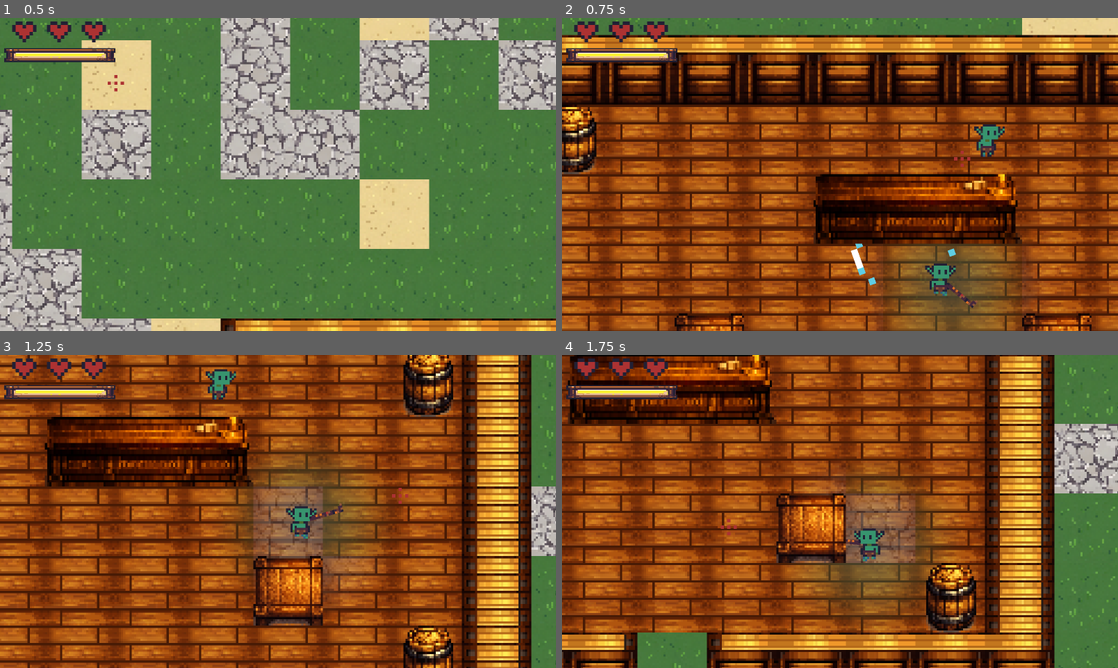
Above: before the commit, frames 1-4 (two rows, left to right).
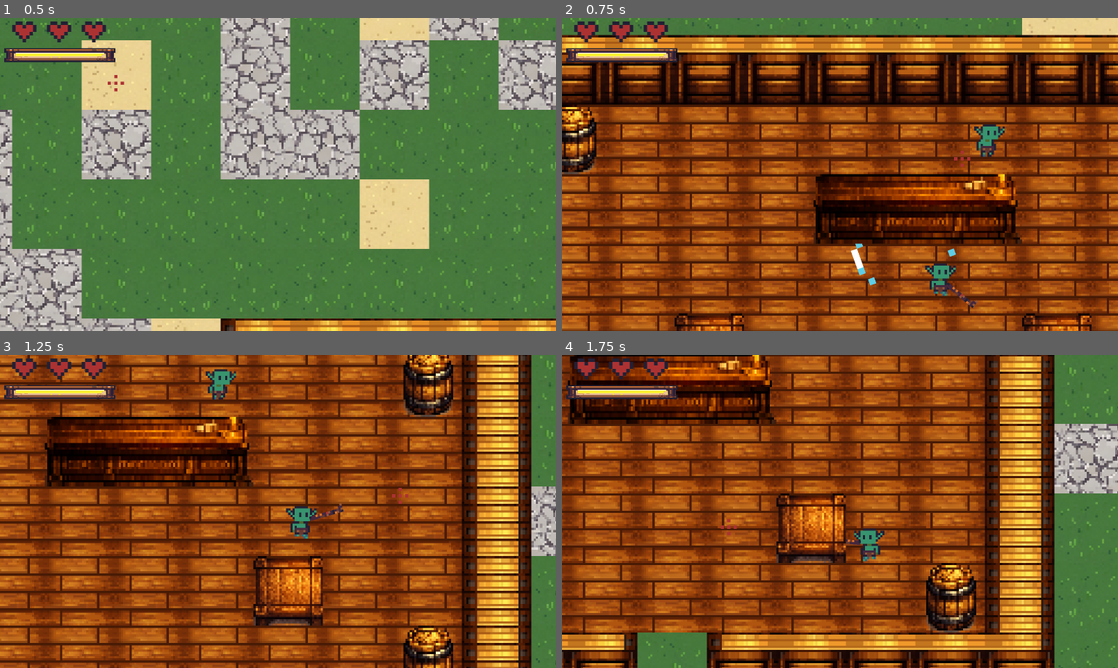
Above: after the commit, the same moments.

Repository: futurediffusion/nuclear-sand-box
Game: Godot game, scene res://scenes/main.tscn
Two runs of this game, one before a commit and one after it. Both use one fixed random seed, a clock stepped at 60 frames per second and the inputs below. This scene is started directly instead of the project's main scene. Sound files missing from this copy of the repository are replaced by a short silence.
Inputs (mouse positions are in pixels of both pictures, inside the frame that each line leads up to):
- Up to frame 1 (0.5 s): no input
- Up to frame 2 (0.75 s): tap Enter at 0.5 s; move the mouse to (962, 158) at 0.52 s; hold Right (move_right) from 0.53 s (still down); click (962, 158) at 0.6 s
- Up to frame 3 (1.25 s): keep holding Right (move_right)
- Up to frame 4 (1.75 s): move the mouse to (728, 527) at 1.27 s; release Right (move_right) at 1.28 s; hold Down (move_down) from 1.28 s (still down); right-click (728, 527) at 1.35 s

Frame 1 is identical in both runs. In frame 2, 4.2% of the frame differs, in the area x 57-83%, y 72-100%; in frame 3, 4.6%, in the area x 45-67%, y 34-76%; in frame 4, 4.0%.

Commit message:
OCLUSSION WALL LISTO

Diff:
--- a/scenes/main.tscn
+++ b/scenes/main.tscn
@@ -20,14 +20,6 @@
 [ext_resource type="TileSet" uid="uid://cw5iyp3lgbpre" path="res://art/tiles/terrain.tres" id="14_a8y0u"]
 [ext_resource type="PackedScene" uid="uid://bnjqx3y8aanh" path="res://scenes/ui/inventory_ui.tscn" id="17_muem4"]
 
-[sub_resource type="ShaderMaterial" id="ShaderMaterial_gqmmt"]
-shader = ExtResource("8_0ld40")
-shader_parameter/player_screen_pos = Vector2(960, 540)
-shader_parameter/fade_radius = 120.0
-shader_parameter/alpha_hidden = 0.4
-shader_parameter/is_behind = true
-shader_parameter/screen_size = Vector2(1920, 1080)
-
 [sub_resource type="ShaderMaterial" id="ShaderMaterial_0ld40"]
 shader = ExtResource("8_0ld40")
 shader_parameter/player_screen_pos = Vector2(960, 540)
@@ -48,7 +40,6 @@
 tavern_keeper_scene = ExtResource("6_jbj1t")
 
 [node name="WorldTileMap" type="TileMap" parent="World"]
-material = SubResource("ShaderMaterial_gqmmt")
 tile_set = ExtResource("14_a8y0u")
 format = 2
 layer_0/name = "Ground"
@@ -57,6 +48,7 @@
 layer_2/z_index = 5
 
 [node name="StructureWallsMap" type="TileMap" parent="World"]
+z_index = 5
 material = SubResource("ShaderMaterial_0ld40")
 tile_set = ExtResource("14_a8y0u")
 format = 2
--- a/scripts/world/OcclusionController.gd
+++ b/scripts/world/OcclusionController.gd
@@ -1,11 +1,11 @@
 extends Node
 class_name OcclusionController
 
+## Asigna SOLO los tilemaps de PAREDES aquí, NO el tilemap de suelo.
+## Si se deja vacío busca automáticamente por nombre "StructureWallsMap".
 @export var tilemaps: Array[NodePath] = []
-@export var walls_layer: int = 2
 @export var fade_radius: float = 120.0
 @export var alpha_hidden: float = 0.4
-@export var material_layers: Array[int] = [2]
 
 var _materials: Array[ShaderMaterial] = []
 var _tilemaps: Array[TileMap] = []
@@ -18,14 +18,13 @@
 	_materials.clear()
 	_tilemaps.clear()
 
-	# Obtener resolución real del viewport
 	var vp := get_viewport()
 	if vp != null:
 		_screen_size = Vector2(vp.get_visible_rect().size)
-		print("[OcclusionController] screen_size=%s" % _screen_size)
 
 	var candidates: Array[TileMap] = []
 
+	# 1) NodePaths explícitos desde el Inspector
 	for path in tilemaps:
 		if path == NodePath(""):
 			continue
@@ -33,11 +32,13 @@
 		if tm != null:
 			candidates.append(tm)
 
+	# 2) Fallback: buscar por nombre — SOLO mapas de paredes
 	if candidates.is_empty():
-		_collect_tilemaps_recursive(get_parent(), candidates, 3)
+		var wall_names := ["StructureWallsMap", "WallsTileMap", "WallMap", "Walls"]
+		_collect_tilemaps_by_name(get_parent(), candidates, wall_names, 4)
 
 	if candidates.is_empty():
-		push_warning("[OcclusionController] No se encontró ningún TileMap.")
+		push_warning("[OcclusionController] No se encontró tilemap de paredes. Asigna 'tilemaps' en el Inspector con SOLO el mapa de paredes.")
 		return
 
 	for tm in candidates:
@@ -48,24 +49,23 @@
 		if found_mat != null:
 			_tilemaps.append(tm)
 			_materials.append(found_mat)
-			# Pasar screen_size inicial al shader
 			found_mat.set_shader_parameter("screen_size", _screen_size)
 			found_mat.set_shader_parameter("fade_radius", fade_radius)
 			found_mat.set_shader_parameter("alpha_hidden", alpha_hidden)
 			found_mat.set_shader_parameter("is_behind", true)
-			print("[OcclusionController] OK: TileMap=%s material=%s" % [tm.get_path(), found_mat.resource_path])
+			print("[OcclusionController] OK (walls only): %s" % tm.get_path())
 		else:
-			push_warning("[OcclusionController] TileMap '%s' no tiene ShaderMaterial en CanvasItem.material" % tm.get_path())
+			push_warning("[OcclusionController] '%s' no tiene ShaderMaterial en CanvasItem.material" % tm.get_path())
 
-	print("[OcclusionController] Materiales encontrados: %d" % _materials.size())
+	print("[OcclusionController] Materiales de pared encontrados: %d" % _materials.size())
 
-func _collect_tilemaps_recursive(node: Node, out: Array[TileMap], depth: int) -> void:
+func _collect_tilemaps_by_name(node: Node, out: Array[TileMap], names: Array, depth: int) -> void:
 	if depth <= 0 or node == null:
 		return
 	for child in node.get_children():
-		if child is TileMap:
+		if child is TileMap and names.has(child.name):
 			out.append(child as TileMap)
-		_collect_tilemaps_recursive(child, out, depth - 1)
+		_collect_tilemaps_by_name(child, out, names, depth - 1)
 
 func _process(_delta: float) -> void:
 	if _materials.is_empty():
@@ -79,15 +79,12 @@
 	if player == null:
 		return
 
-	# Convertir posición global del player a screen space (píxeles de pantalla)
 	var vp := get_viewport()
 	if vp == null:
 		return
 
-	# get_final_transform() incluye la cámara y el stretch del viewport
 	var screen_pos: Vector2 = vp.get_canvas_transform() * player.global_position
 
-	# Actualizar screen_size si el viewport cambió de tamaño
 	var current_size := Vector2(vp.get_visible_rect().size)
 	var size_changed := not current_size.is_equal_approx(_screen_size)
 	if size_changed:
--- a/scripts/world/world.gd
+++ b/scripts/world/world.gd
@@ -1,6 +1,7 @@
 extends Node2D
 
 @onready var tilemap: TileMap = $WorldTileMap
+@onready var walls_tilemap: TileMap = $StructureWallsMap   # <-- paredes van aquí
 @onready var prop_spawner := PropSpawner.new()
 @onready var chunk_generator := ChunkGenerator.new()
 @onready var _collision_builder := CollisionBuilder.new()
@@ -9,17 +10,15 @@
 @export var width: int = 256
 @export var height: int = 256
 @export var chunk_size: int = 32
-@export var active_radius: int = 1  # chunks activos alrededor del player
+@export var active_radius: int = 1
 @export var copper_ore_scene: PackedScene
 @export var chunk_check_interval: float = 0.3
 
-# Noise para bioma dominante
 var biome_noise := FastNoiseLite.new()
-# Noise para variación dentro del bioma
 var detail_noise := FastNoiseLite.new()
 
-var player: Node2D  # asigna tu player
-var loaded_chunks: Dictionary = {}  # {Vector2i chunk_pos -> bool}
+var player: Node2D
+var loaded_chunks: Dictionary = {}
 var current_player_chunk := Vector2i(-999, -999)
 
 var spawn_tile: Vector2i
@@ -29,36 +28,30 @@
 
 @export var bandit_camp_scene: PackedScene
 @export var bandit_scene: PackedScene
-var generated_chunks: Dictionary = {}   # {Vector2i: true} — tiles ya pintados Y entidades ya spawneadas
-var generating_chunks: Dictionary = {}  # {Vector2i: true} — generación de tiles en curso (async)
-var entities_spawned_chunks: Dictionary = {}  # {Vector2i: true} — spawn_entities ya corrió para este chunk
-var chunk_save: Dictionary = {}         # {Vector2i: { "ores":[], "camps":[], "placed_tiles":[], "placements":[] } }
-
-#tabern keeper
+var generated_chunks: Dictionary = {}
+var generating_chunks: Dictionary = {}
+var entities_spawned_chunks: Dictionary = {}
+var chunk_save: Dictionary = {}
+
 @export var tavern_keeper_scene: PackedScene
 
-
-# Layers
 const LAYER_GROUND: int = 0
 const LAYER_FLOOR: int = 1
-const LAYER_WALLS: int = 2
+const LAYER_WALLS: int = 2        # layer dentro de WorldTileMap (ya no se usa para paredes)
 const WALL_TERRAIN_SET: int = 0
 const WALL_TERRAIN: int = 0
 
-# Sources
+# StructureWallsMap usa siempre layer 0
+const WALLS_MAP_LAYER: int = 0
+
 const SRC_FLOOR: int = 1
 const SRC_WALLS: int = 2
 
-# Floor
 const FLOOR_WOOD: Vector2i = Vector2i(0, 0)
-
-# --- ROOF (fila superior y=0)
 const ROOF_VERTICAL: Vector2i = Vector2i(0, 0)
 const ROOF_CONT_LEFT: Vector2i = Vector2i(1, 0)
 const ROOF_CONT_RIGHT: Vector2i = Vector2i(2, 0)
 const ROOF_BOTH: Vector2i = Vector2i(3, 0)
-
-# --- WALL (fila inferior y=1)
 const WALL_SINGLE: Vector2i = Vector2i(0, 1)
 const WALL_END_RIGHT: Vector2i = Vector2i(1, 1)
 const WALL_END_LEFT: Vector2i = Vector2i(2, 1)
@@ -87,7 +80,6 @@
 	biome_noise.seed = randi()
 	biome_noise.frequency = 0.015
 	biome_noise.noise_type = FastNoiseLite.TYPE_SIMPLEX_SMOOTH
-
 	detail_noise.seed = randi()
 	detail_noise.frequency = 0.08
 	detail_noise.noise_type = FastNoiseLite.TYPE_SIMPLEX_SMOOTH
@@ -113,7 +105,6 @@
 	if _chunk_timer < chunk_check_interval:
 		return
 	_chunk_timer = 0.0
-
 	if not player:
 		return
 	var pchunk := world_to_chunk(player.global_position)
@@ -121,18 +112,11 @@
 		current_player_chunk = pchunk
 		update_chunks(pchunk)
 
-# ─── Chunk logic ────────────────────────────────────────────────
-
 func world_to_chunk(pos: Vector2) -> Vector2i:
-	var tile_pos: Vector2i = _world_to_tile(pos)
-	return _tile_to_chunk(tile_pos)
+	return _tile_to_chunk(_world_to_tile(pos))
 
 func _is_chunk_in_active_window(chunk_pos: Vector2i, center: Vector2i) -> bool:
-	if abs(chunk_pos.x - center.x) > active_radius:
-		return false
-	if abs(chunk_pos.y - center.y) > active_radius:
-		return false
-	return true
+	return abs(chunk_pos.x - center.x) <= active_radius and abs(chunk_pos.y - center.y) <= active_radius
 
 func update_chunks(center: Vector2i) -> void:
 	Debug.log("boot", "ChunkManager load begin center=%s" % center)
@@ -142,26 +126,20 @@
 		_debug_check_player_chunk(player.global_position)
 
 	var needed: Dictionary = {}
-	var min_chunk_x: int = 0
-	var min_chunk_y: int = 0
 	var max_chunk_x: int = int(floor(float(width - 1) / float(chunk_size)))
 	var max_chunk_y: int = int(floor(float(height - 1) / float(chunk_size)))
 
 	for cy in range(center.y - active_radius, center.y + active_radius + 1):
 		for cx in range(center.x - active_radius, center.x + active_radius + 1):
-			if cx < min_chunk_x or cx > max_chunk_x or cy < min_chunk_y or cy > max_chunk_y:
+			if cx < 0 or cx > max_chunk_x or cy < 0 or cy > max_chunk_y:
 				continue
-
 			var cpos := Vector2i(cx, cy)
 			needed[cpos] = true
-
 			if not generated_chunks.has(cpos) and not generating_chunks.has(cpos):
 				generating_chunks[cpos] = true
 				generate_chunk(cpos)
-
 			if generating_chunks.has(cpos):
 				continue
-
 			if not loaded_chunks.has(cpos):
 				load_chunk_entities(cpos)
 				loaded_chunks[cpos] = true
@@ -175,42 +153,33 @@
 
 func generate_chunk(chunk_pos: Vector2i) -> void:
 	Debug.log("chunk", "GENERATE chunk=(%d,%d) run_seed=%d chunk_seed=%d" % [chunk_pos.x, chunk_pos.y, Seed.run_seed, Seed.chunk_seed(chunk_pos.x, chunk_pos.y)])
-	# Spawn de entidades PRIMERO (síncrono, antes del await)
 	prop_spawner.generate_chunk_spawns(chunk_pos, _make_spawn_ctx())
 	await chunk_generator.apply_ground(chunk_pos, _make_ground_ctx())
-
 	generated_chunks[chunk_pos] = true
 	generating_chunks.erase(chunk_pos)
-
 	if _is_chunk_in_active_window(chunk_pos, current_player_chunk):
 		if not loaded_chunks.has(chunk_pos):
 			load_chunk_entities(chunk_pos)
 			loaded_chunks[chunk_pos] = true
 
 func unload_chunk(chunk_pos: Vector2i) -> void:
-	_tile_painter.erase_chunk_region(tilemap, chunk_pos, chunk_size, [LAYER_GROUND, LAYER_FLOOR, LAYER_WALLS])
-
-# ─── Tile picking ────────────────────────────────────────────────
+	# Borrar suelo del WorldTileMap
+	_tile_painter.erase_chunk_region(tilemap, chunk_pos, chunk_size, [LAYER_GROUND, LAYER_FLOOR])
+	# Borrar paredes del StructureWallsMap
+	_tile_painter.erase_chunk_region(walls_tilemap, chunk_pos, chunk_size, [WALLS_MAP_LAYER])
 
 func get_biome(x: int, y: int) -> int:
 	var v := (biome_noise.get_noise_2d(x, y) + 1.0) * 0.5
-	if v < 0.38:
-		return 0
-	elif v > 0.62:
-		return 2
-	else:
-		return 1
+	if v < 0.38: return 0
+	elif v > 0.62: return 2
+	else: return 1
 
 func pick_tile(x: int, y: int) -> Vector2i:
 	var biome := get_biome(x, y)
 	var tiles: Array = BIOME_TILES[biome]
-
 	var total_weight: int = 0
-	for t in tiles:
-		total_weight += int(t["w"])
-
+	for t in tiles: total_weight += int(t["w"])
 	_pick_rng.seed = hash(Vector2i(x, y))
-
 	var roll: int = _pick_rng.randi_range(0, total_weight - 1)
 	var acc: int = 0
 	var winner: Dictionary = {}
@@ -219,34 +188,28 @@
 		if roll < acc:
 			winner = t
 			break
-
 	var col: int = _pick_rng.randi_range(int(winner["col_range"][0]), int(winner["col_range"][1]))
 	var rows: Array = winner["rows"]
 	var row: int = rows[_pick_rng.randi_range(0, rows.size() - 1)]
 	return Vector2i(col, row)
 
-# ─── Spawner ────────────────────────────────────────────────────
-
 var chunk_entities: Dictionary = {}
 var chunk_saveables: Dictionary = {}
 var chunk_occupied_tiles: Dictionary = {}
-var chunk_wall_body: Dictionary = {} # Vector2i -> StaticBody2D
+var chunk_wall_body: Dictionary = {}
 
 const DEBUG_SPAWN: bool = true
 const DEBUG_SAVE: bool = true
 
 func _debug_spawn_report(chunk_key: Vector2i, player_tile: Vector2i, chosen_tile: Vector2i, reason: String) -> void:
-	if not DEBUG_SPAWN:
-		return
+	if not DEBUG_SPAWN: return
 	Debug.log("spawn", "chunk=%s player_tile=%s chosen=%s -> %s" % [str(chunk_key), str(player_tile), str(chosen_tile), reason])
 
 func _debug_check_tile_alignment(player_global: Vector2) -> void:
-	if not DEBUG_SPAWN:
-		return
+	if not DEBUG_SPAWN: return
 	var local_pos: Vector2 = tilemap.to_local(player_global)
 	var tile_pos: Vector2i = tilemap.local_to_map(local_pos)
 	Debug.log("spawn", "ALIGN player_global=%s local=%s tile=%s" % [str(player_global), str(local_pos), str(tile_pos)])
-
 
 func _make_spawn_ctx() -> Dictionary:
 	var player_tile: Vector2i = spawn_tile
@@ -305,14 +268,11 @@
 		ore.position = tilemap.map_to_local(tpos)
 		tilemap.add_child(ore)
 		chunk_entities[chunk_pos].append(ore)
-
 		var ore_uid: String = UID.make_uid("ore_copper", "", tpos)
 		ore.entity_uid = ore_uid
 		var ore_state = WorldSave.get_entity_state(cx, cy, ore_uid)
 		if ore_state != null:
 			ore.apply_save_state(ore_state)
-			if DEBUG_SAVE:
-				Debug.log("save", "apply state uid=%s remaining=%d" % [ore_uid, int(ore.get("remaining"))])
 		elif d.has("remaining") and d["remaining"] != -1:
 			ore.set("remaining", int(d["remaining"]))
 			WorldSave.set_entity_state(cx, cy, ore_uid, ore.get_save_state())
@@ -320,13 +280,15 @@
 			WorldSave.set_entity_state(cx, cy, ore_uid, ore.get_save_state())
 		chunk_saveables[chunk_pos].append(ore)
 
-	# 2) TILES PERSISTENTES (taberna piso/paredes)
+	# 2) TILES PERSISTENTES — suelo en WorldTileMap, paredes en StructureWallsMap
 	var floor_cells: Array[Vector2i] = []
 	var wall_terrain_cells: Array[Vector2i] = []
 	var manual_tiles: Array[Dictionary] = []
+
 	for t in chunk_save[chunk_pos]["placed_tiles"]:
 		var source_id: int = int(t.get("source", 0))
 		if source_id == -1:
+			# Paredes via terrain connect → van a StructureWallsMap layer 0
 			wall_terrain_cells.append(t["tile"])
 		elif int(t.get("layer", -1)) == LAYER_FLOOR and source_id == SRC_FLOOR and t.get("atlas", Vector2i(-1, -1)) == FLOOR_WOOD:
 			floor_cells.append(t["tile"])
@@ -340,18 +302,23 @@
 		_tile_painter.apply_manual_tiles(tilemap, manual_tiles)
 
 	if wall_terrain_cells.size() > 0:
-		Debug.log("chunk", "WALL_TERRAIN_PAINT chunk=(%d,%d) cells=%d" % [chunk_pos.x, chunk_pos.y, wall_terrain_cells.size()])
-		_tile_painter.apply_walls_terrain_connect(tilemap, LAYER_WALLS, WALL_TERRAIN_SET, WALL_TERRAIN, wall_terrain_cells)
-
+		Debug.log("chunk", "WALL_TERRAIN_PAINT chunk=(%d,%d) cells=%d -> StructureWallsMap" % [chunk_pos.x, chunk_pos.y, wall_terrain_cells.size()])
+		# *** CLAVE: pintar paredes en StructureWallsMap (layer 0), no en WorldTileMap ***
+		_tile_painter.apply_walls_terrain_connect(walls_tilemap, WALLS_MAP_LAYER, WALL_TERRAIN_SET, WALL_TERRAIN, wall_terrain_cells)
+
+	# Colisiones — el CollisionBuilder lee del tilemap correcto
 	if chunk_wall_body.has(chunk_pos):
 		var old_body: StaticBody2D = chunk_wall_body[chunk_pos]
 		if is_instance_valid(old_body):
 			old_body.queue_free()
 		chunk_wall_body.erase(chunk_pos)
 
-	var body: StaticBody2D = _collision_builder.build_chunk_walls(tilemap, chunk_pos, chunk_size, LAYER_WALLS, SRC_WALLS)
+	# Pasar walls_tilemap al builder para que lea las celdas correctas
+	var body: StaticBody2D = _collision_builder.build_chunk_walls(
+		walls_tilemap, chunk_pos, chunk_size, WALLS_MAP_LAYER, SRC_WALLS
+	)
 	if body != null:
-		tilemap.add_child(body)
+		walls_tilemap.add_child(body)
 		chunk_wall_body[chunk_pos] = body
 
 	# 3) CAMPS
@@ -377,13 +344,9 @@
 			if kind == "prop":
 				var prop_id: String = String(d.get("prop_id", ""))
 				var path: String = PropDB.scene_path(prop_id)
-				if path == "":
-					Debug.log("chunk", "PROPS unknown prop_id=%s" % prop_id)
-					continue
+				if path == "": continue
 				var ps: PackedScene = load(path) as PackedScene
-				if ps == null:
-					Debug.log("chunk", "PROPS failed load path=%s" % path)
-					continue
+				if ps == null: continue
 				var inst: Node2D = ps.instantiate() as Node2D
 				var ccell: Array = d.get("cell", [0, 0])
 				var cell: Vector2i = Vector2i(int(ccell[0]), int(ccell[1]))
@@ -394,33 +357,23 @@
 				spawned_count += 1
 
 			elif kind == "npc_keeper":
-				if tavern_keeper_scene == null:
-					Debug.log("chunk", "NPC tavern_keeper_scene missing in inspector")
-					continue
-
+				if tavern_keeper_scene == null: continue
 				var site_id: String = String(d.get("site_id", ""))
 				var keeper_uid: String = UID.make_uid("npc_keeper", site_id)
-				if spawned_keeper_uids.has(keeper_uid):
-					continue
+				if spawned_keeper_uids.has(keeper_uid): continue
 				spawned_keeper_uids[keeper_uid] = true
-
 				var keeper_state = WorldSave.get_entity_state(cx, cy, keeper_uid)
 				if keeper_state == null:
 					WorldSave.set_entity_state(cx, cy, keeper_uid, {"spawned": true})
-					if DEBUG_SAVE:
-						Debug.log("save", "seed keeper uid=%s" % keeper_uid)
-
 				var keeper := tavern_keeper_scene.instantiate() as TavernKeeper
 				var ccell: Array = d.get("cell", [0, 0])
 				var counter_cell: Vector2i = Vector2i(int(ccell[0]), int(ccell[1]))
 				var imin: Array = d.get("inner_min", [0, 0])
 				var imax: Array = d.get("inner_max", [0, 0])
-				var inner_min: Vector2i = Vector2i(int(imin[0]), int(imin[1]))
-				var inner_max: Vector2i = Vector2i(int(imax[0]), int(imax[1]))
 				keeper.entity_uid = keeper_uid
 				keeper.set("_tilemap", tilemap)
-				keeper.set("tavern_inner_min", inner_min)
-				keeper.set("tavern_inner_max", inner_max)
+				keeper.set("tavern_inner_min", Vector2i(int(imin[0]), int(imin[1])))
+				keeper.set("tavern_inner_max", Vector2i(int(imax[0]), int(imax[1])))
 				keeper.set("counter_tile", counter_cell)
 				if keeper_state != null:
 					keeper.apply_save_state(keeper_state)
@@ -431,7 +384,7 @@
 				spawned_npc_count += 1
 				spawned_count += 1
 
-	Debug.log("chunk", "SPAWNED chunk=(%d,%d) props=%d npcs=%d ores=%d camps=%d saveables=%d" % [chunk_pos.x, chunk_pos.y, spawned_count - spawned_npc_count, spawned_npc_count, chunk_save[chunk_pos]["ores"].size(), chunk_save[chunk_pos]["camps"].size(), chunk_saveables[chunk_pos].size()])
+	Debug.log("chunk", "SPAWNED chunk=(%d,%d) props=%d npcs=%d ores=%d camps=%d" % [chunk_pos.x, chunk_pos.y, spawned_count - spawned_npc_count, spawned_npc_count, ores_count, camps_count])
 
 func _world_to_tile(world_pos: Vector2) -> Vector2i:
 	return tilemap.local_to_map(tilemap.to_local(world_pos))
@@ -440,13 +393,10 @@
 	return tilemap.to_global(tilemap.map_to_local(tile_pos))
 
 func _tile_to_chunk(tile_pos: Vector2i) -> Vector2i:
-	var cx: int = int(floor(float(tile_pos.x) / float(chunk_size)))
-	var cy: int = int(floor(float(tile_pos.y) / float(chunk_size)))
-	return Vector2i(cx, cy)
+	return Vector2i(int(floor(float(tile_pos.x) / float(chunk_size))), int(floor(float(tile_pos.y) / float(chunk_size))))
 
 func _debug_check_player_chunk(player_global: Vector2) -> void:
-	if not DEBUG_SPAWN:
-		return
+	if not DEBUG_SPAWN: return
 	var player_tile: Vector2i = _world_to_tile(player_global)
 	var chunk_key: Vector2i = _tile_to_chunk(player_tile)
 	Debug.log("spawn", "CHUNK_CHECK player_tile=%s player_chunk=%s" % [str(player_tile), str(chunk_key)])
@@ -454,35 +404,23 @@
 func unload_chunk_entities(chunk_pos: Vector2i) -> void:
 	if chunk_wall_body.has(chunk_pos):
 		var body: StaticBody2D = chunk_wall_body[chunk_pos]
-		if is_instance_valid(body):
-			body.queue_free()
+		if is_instance_valid(body): body.queue_free()
 		chunk_wall_body.erase(chunk_pos)
 
 	if not chunk_entities.has(chunk_pos):
 		return
-
-	var saveables_count: int = chunk_saveables.get(chunk_pos, []).size()
-	var entities_count: int = chunk_entities.get(chunk_pos, []).size()
-	Debug.log("chunk", "UNLOAD chunk=(%d,%d) entities=%d saveables=%d" % [chunk_pos.x, chunk_pos.y, entities_count, saveables_count])
 
 	var cx: int = chunk_pos.x
 	var cy: int = chunk_pos.y
 	if chunk_saveables.has(chunk_pos):
 		for entity in chunk_saveables[chunk_pos]:
-			if not is_instance_valid(entity):
-				continue
-			if not entity.has_method("get_save_state"):
-				continue
+			if not is_instance_valid(entity): continue
+			if not entity.has_method("get_save_state"): continue
 			var uid_value = entity.get("entity_uid")
-			if uid_value == null:
-				continue
+			if uid_value == null: continue
 			var uid: String = String(uid_value)
-			if uid == "":
-				continue
-			var state: Dictionary = entity.get_save_state()
-			WorldSave.set_entity_state(cx, cy, uid, state)
-			if DEBUG_SAVE and state.has("remaining"):
-				Debug.log("save", "store state uid=%s remaining=%d" % [uid, int(state["remaining"])])
+			if uid == "": continue
+			WorldSave.set_entity_state(cx, cy, uid, entity.get_save_state())
 
 	if chunk_save.has(chunk_pos):
 		var ore_list = chunk_save[chunk_pos]["ores"]
@@ -495,24 +433,11 @@
 						break
 
 	for e in chunk_entities[chunk_pos]:
-		if is_instance_valid(e):
-			e.queue_free()
+		if is_instance_valid(e): e.queue_free()
 	chunk_entities.erase(chunk_pos)
 	chunk_saveables.erase(chunk_pos)
 
-func despawn_entities_in_chunk(chunk_pos: Vector2i) -> void:
-	if not chunk_entities.has(chunk_pos):
-		return
-	for e in chunk_entities[chunk_pos]:
-		if is_instance_valid(e):
-			e.queue_free()
-	chunk_entities.erase(chunk_pos)
-	chunk_saveables.erase(chunk_pos)
-	Debug.log("chunk", "SPAWN_SUMMARY chunk=(%d,%d) ores=%d camps=%d" % [chunk_pos.x, chunk_pos.y, chunk_save[chunk_pos]["ores"].size(), chunk_save[chunk_pos]["camps"].size()])
-
 func get_tavern_center_tile(chunk_pos: Vector2i) -> Vector2i:
-	var w: int = 12
-	var h: int = 8
 	var x0: int = chunk_pos.x * chunk_size + 4
 	var y0: int = chunk_pos.y * chunk_size + 3
-	return Vector2i(x0 + (w / 2), y0 + (h / 2))
+	return Vector2i(x0 + 6, y0 + 4)
Not shown: 1 places in scenes/main.tscn that only renumber resources
